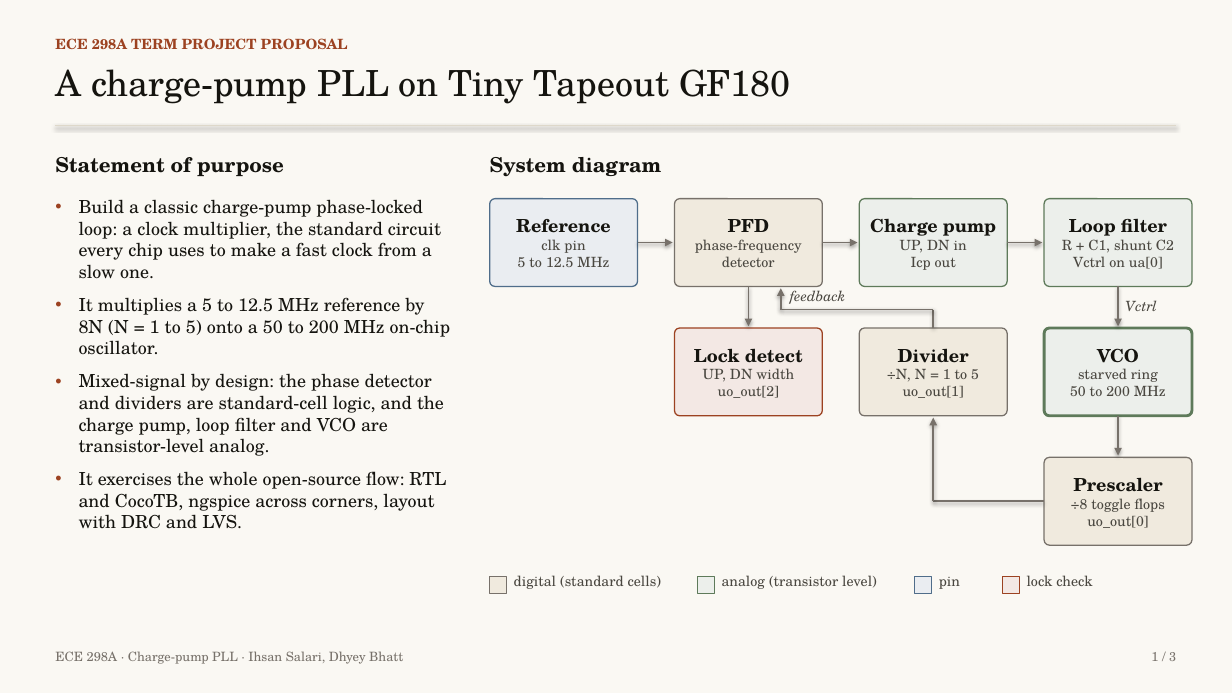
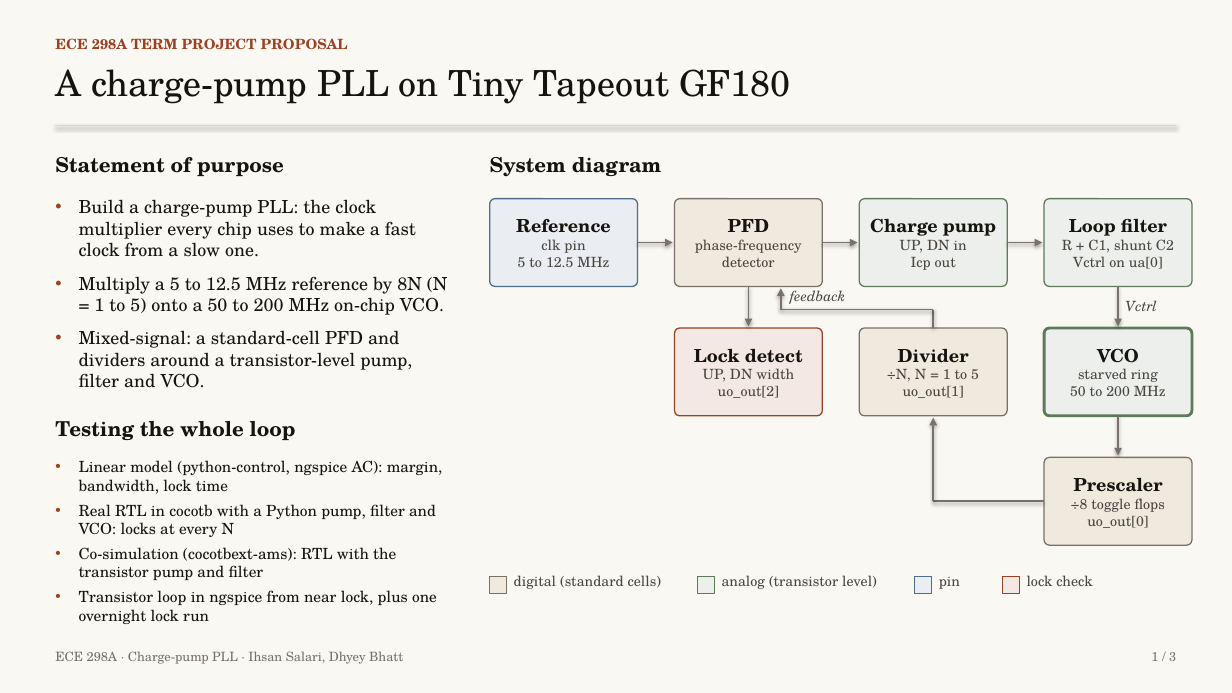
Before and after one commit to ihsan-sa/ece298a, a slide deck: slide 1 of proposal/ece298a_pll_proposal_slides.pptx. Drawn at 1232x693 pixels with LibreOffice and Linux fonts; fonts in the diff are those of the drawing. Boxes give left, top, right and bottom in pixels: in the first picture for what was removed or moved away, otherwise in the second. Text is boxed around its words. In the diff, an @@ line names an element or a change of style, - is before the commit and + after.

```diff
--- a/proposal/ece298a_pll_proposal_slides.pptx
+++ b/proposal/ece298a_pll_proposal_slides.pptx
@@ text at [79,199,448,388]: text changed @@
-• Build a classic charge-pump phase-locked loop: a clock multiplier, the standard circuit every chip uses to make a fast clock from a slow one.
-• It multiplies a 5 to 12.5 MHz reference by 8N (N = 1 to 5) onto a 50 to 200 MHz on-chip oscillator.
-• Mixed-signal by design: the phase detector and dividers are standard-cell logic, and the charge pump, loop filter and VCO are transistor-level analog.
-• It exercises the whole open-source flow: RTL and CocoTB, ngspice across corners, layout with DRC and LVS.
+• Build a charge-pump PLL: the clock multiplier every chip uses to make a fast clock from a slow one.
+• Multiply a 5 to 12.5 MHz reference by 8N (N = 1 to 5) onto a 50 to 200 MHz on-chip VCO.
+• Mixed-signal: a standard-cell PFD and dividers around a transistor-level pump, filter and VCO.
@@ text added at [55,421,296,440], 16 pt, text #15140F, bold @@
+Testing the whole loop
@@ text added at [79,460,443,624], 12 pt, text #15140F @@
+• Linear model (python-control, ngspice AC): margin, bandwidth, lock time
+• Real RTL in cocotb with a Python pump, filter and VCO: locks at every N
+• Co-simulation (cocotbext-ams): RTL with the transistor pump and filter
+• Transistor loop in ngspice from near lock, plus one overnight lock run
```
Also in this commit, not shown: 2 other files.
